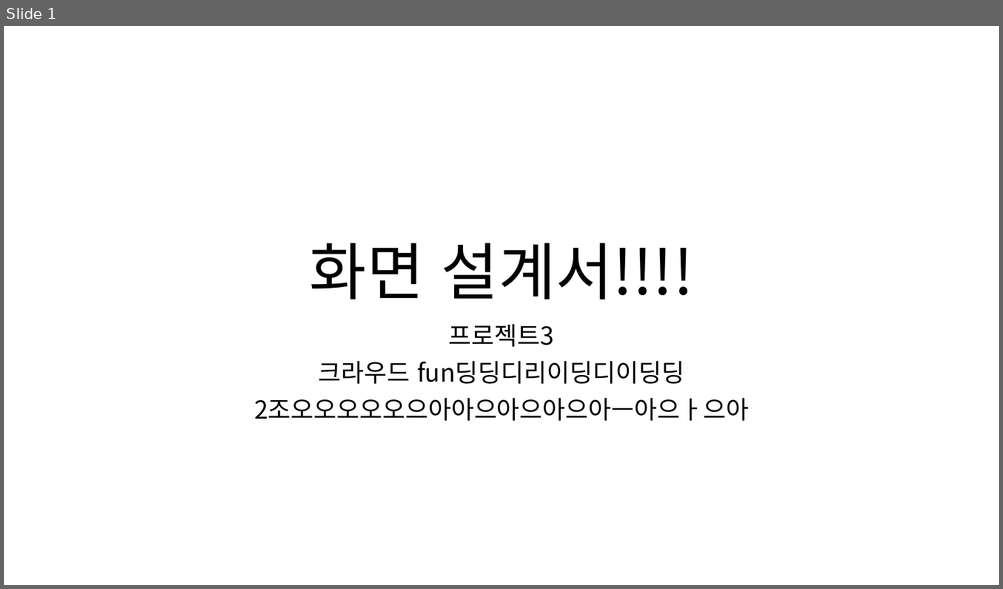
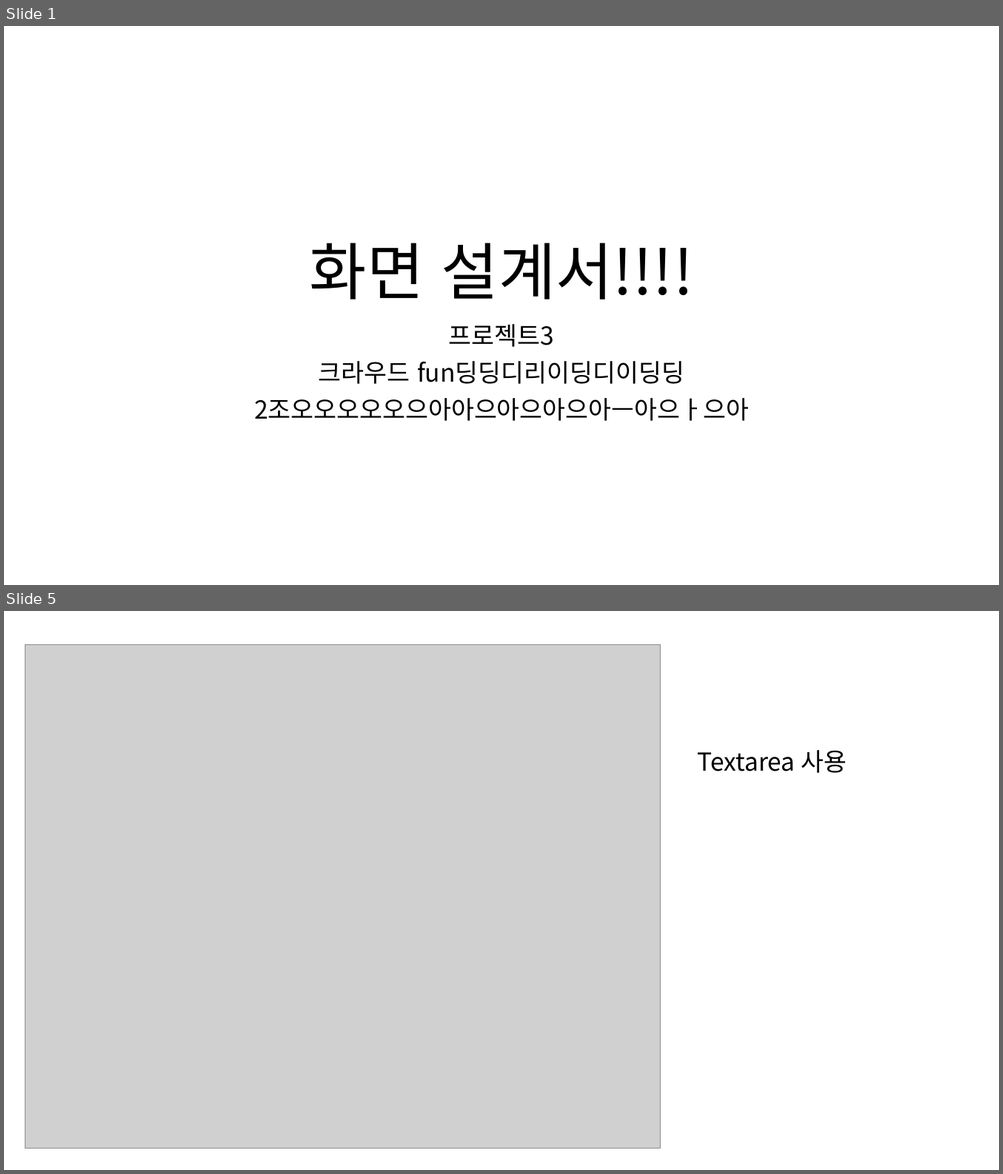
Before and after one commit to ezenteam2/EzenCrowdFunding, a slide deck: project03 화면설계서/0228 발표용 project03 - 화면 설계서 - 형준.pptx. Shown one above the other, each under a label of ours: slide 1 before the commit, slides 1 and 5 after it; the slides between them are not shown. The pictures are 1003x589 and 1003x1174 pixels, drawn with LibreOffice and Linux fonts; fonts in the diff are those of the drawing; grey boxes stand for pictures. Boxes give left, top, right and bottom in pixels: in the first picture for what was removed or moved away, otherwise in the second. Text is boxed around its words. In the diff, an @@ line names an element or a change of style, - is before the commit and + after.

```diff
--- a/project03 화면설계서/0228 발표용 project03 - 화면 설계서 - 형준.pptx
+++ b/project03 화면설계서/0228 발표용 project03 - 화면 설계서 - 형준.pptx
@@ slide 5 added at (x1=4, y1=611, x2=999, y2=1170), background #FFFFFF @@
@@ picture added at (x1=25, y1=644, x2=660, y2=1149) @@
@@ text added at (x1=697, y1=750, x2=846, y2=773), 24 pt, text #000000 @@
+Textarea 사용
```
Also in this commit, not shown: 17 other slides added, 1 other file.
